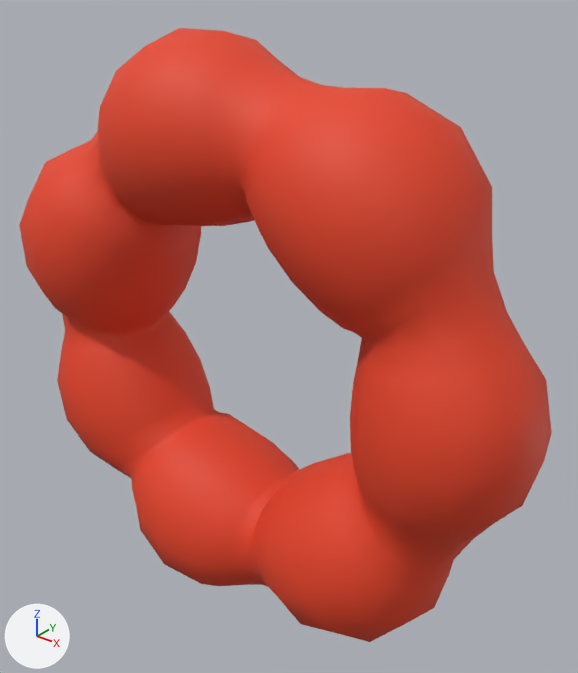
One commit to the glTF model model.glb: the scene before it, then after it.
Camera for both pictures: a 50 mm camera at (2.17, -2.45, 1.66) aimed at (0.11, 0.12, 0.07). Lighting does not change. The marker at lower left points along +X, +Y and +Z. Where no turn or scale is listed for an object, it has been applied to the vertices.

Names of what the first picture shows: 'トーラス'.
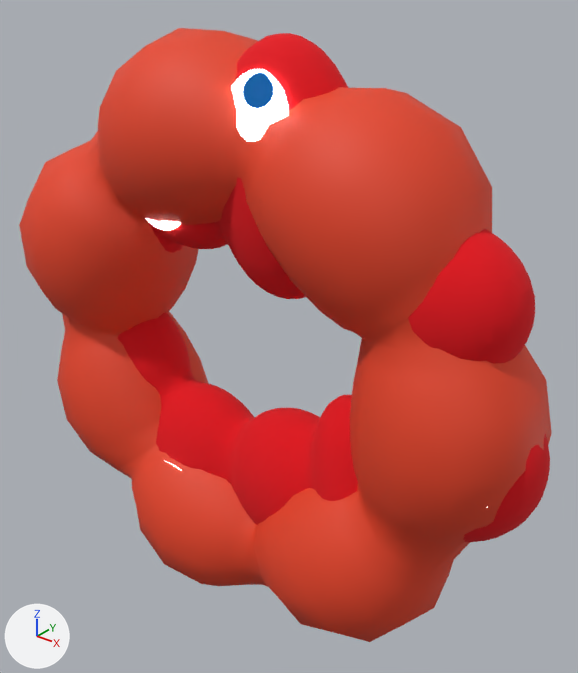
Pixel boxes [x1, y1, x2, y2] of what changed, in the pictures (578 x 673 px):
'メタボール.022', added (red)
    after: [117, 33, 550, 542]
    faces in mat_マテリアル_003 (red #e50012): [117, 33, 550, 542]
    faces in mat_マテリアル_001 (white #ffffff): [145, 69, 289, 470]
    faces in mat_マテリアル_002 (blue #0068b6): [243, 73, 273, 108]

The change in detail:
Material 'マテリアル.001' (mat_マテリアル_001) is new.
Its base color is (1.0, 1.0, 1.0) (white #ffffff).
Its roughness is 1.0.
Its emission strength is 6.4.
Material 'マテリアル.003' (mat_マテリアル_003) is new.
Its base color is (0.784, 0.0, 0.00605) (red #e50012).
Its roughness is 0.94.
Material 'マテリアル.002' (mat_マテリアル_002) is new.
Its base color is (0.0, 0.138, 0.468) (blue #0068b6).
Its roughness is 1.0.
Mesh me_mesh is new.
It has 8008 vertices, 15846 faces and spans x -2.28..0.39, y -0.28..0.26, z -1.04..1.47.
Faces by material slot: [15376, 320, 150].
It uses material mat_マテリアル_003 (red #e50012).
It uses material mat_マテリアル_001 (white #ffffff).
It uses material mat_マテリアル_002 (blue #0068b6).
Object 'メタボール.022' (ob_メタボール_022) is new; it shows me_mesh.
Its location is (1.006, 0.0, -0.095).
